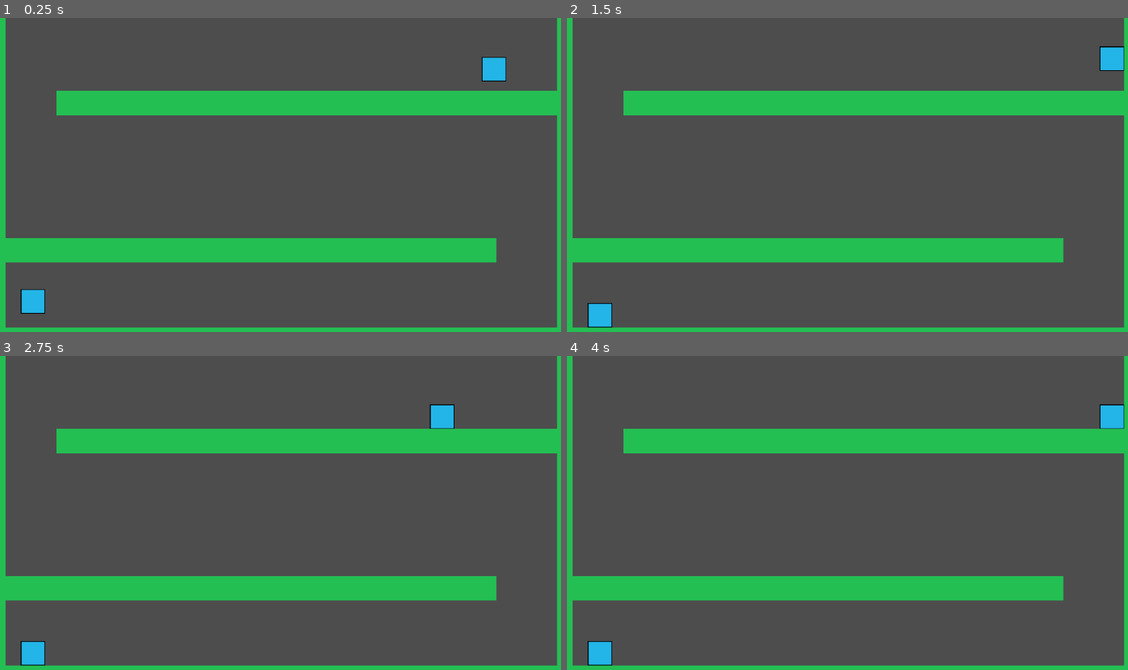
Above: before the commit, frames 1-4 (two rows, left to right).
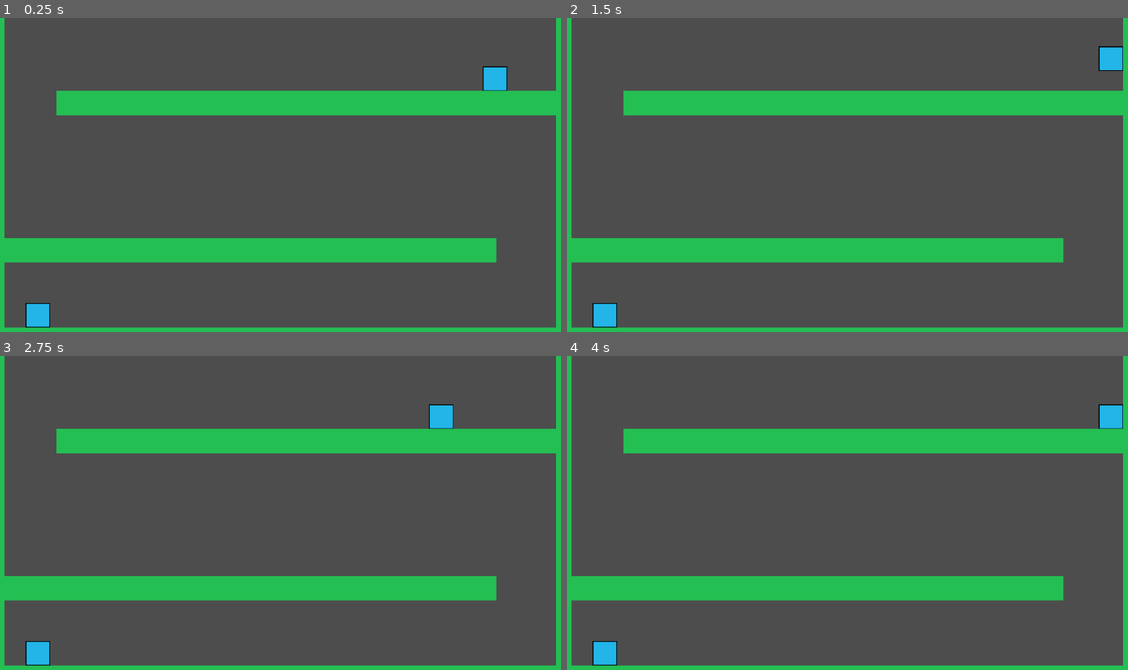
Above: after the commit, the same moments.

Repository: redguy999/Two-Boxes
Game: Godot game, scene res://level_2.tscn
The game is run twice, just before and just after one commit, with the same random seed, the same clock (stepped at 60 frames per second) and the same inputs. This scene is started directly instead of the project's main scene.
Inputs:
- Up to frame 1 (0.25 s): no input
- Up to frame 2 (1.5 s): hold Right (ui_right) from 0.53 s (still down); tap Up at 0.77 s
- Up to frame 3 (2.75 s): tap Up at 1.52 s; tap Enter at 2 s; release Right (ui_right) at 2.03 s; hold Left (ui_left) from 2.03 s (still down)
- Up to frame 4 (4 s): release Left (ui_left) at 2.78 s; hold Right (ui_right) from 2.78 s (still down); tap Up at 3.02, 3.77 s

The runs differ from the first frame. In frame 1, 1.3% of the frame differs, in the area x 0-100%, y 0-99%; in frame 2, 0.7%; in frame 3, 0.7%; in frame 4, 0.7%.
Error in both runs: Stack overflow. Check for infinite recursion in your script. (res://World.gd:0)

Commit message:
Adds empty title Screen

Diff:
--- a/level_2.tscn
+++ b/level_2.tscn
@@ -25,7 +25,7 @@
 script = ExtResource("1_228g4")
 
 [node name="SquareB" type="CharacterBody2D" parent="World"]
-position = Vector2(2030, 144)
+position = Vector2(2034, 256)
 collision_mask = 2
 script = ExtResource("1_dfhxh")
 metadata/_edit_group_ = true
@@ -61,7 +61,7 @@
 texture = ExtResource("3_jixvr")
 
 [node name="SquareR" type="CharacterBody2D" parent="World"]
-position = Vector2(146, 1094)
+position = Vector2(166, 1214)
 collision_mask = 2
 script = ExtResource("4_e7wtf")
 metadata/_edit_group_ = true
@@ -79,7 +79,7 @@
 
 [node name="BoundaryL" type="StaticBody2D" parent="World"]
 editor_description = "Boundaries are for making sure that the player doesn't walk off."
-position = Vector2(-16, 538)
+position = Vector2(-20, 538)
 scale = Vector2(1, 20)
 collision_layer = 2
 metadata/_edit_group_ = true
@@ -92,7 +92,7 @@
 
 [node name="BoundaryR" type="StaticBody2D" parent="World"]
 editor_description = "Boundaries are for making sure that the player doesn't walk off."
-position = Vector2(2338, 518)
+position = Vector2(2334, 518)
 scale = Vector2(1, 20)
 collision_layer = 2
 metadata/_edit_group_ = true
--- a/level_3.tscn
+++ b/level_3.tscn
@@ -1,8 +1,188 @@
-[gd_scene load_steps=2 format=3 uid="uid://df4605tkkpq3"]
+[gd_scene load_steps=11 format=3 uid="uid://df4605tkkpq3"]
 
 [ext_resource type="Script" path="res://World.gd" id="1_k5ws1"]
+[ext_resource type="Script" path="res://SquareB.gd" id="2_km8ll"]
+[ext_resource type="Texture2D" uid="uid://dy7vnmbuion3" path="res://Untitled.png" id="3_3j66h"]
+[ext_resource type="Texture2D" uid="uid://blgiprmrtbaep" path="res://Ground.png" id="4_kccnu"]
+[ext_resource type="Script" path="res://SquareR.gd" id="4_vrfyv"]
+
+[sub_resource type="RectangleShape2D" id="RectangleShape2D_bn2kx"]
+size = Vector2(99, 99)
+
+[sub_resource type="RectangleShape2D" id="RectangleShape2D_ybb1a"]
+size = Vector2(100, 100)
+
+[sub_resource type="RectangleShape2D" id="RectangleShape2D_uixh5"]
+size = Vector2(100, 100)
+
+[sub_resource type="RectangleShape2D" id="RectangleShape2D_wtdf8"]
+size = Vector2(100, 100)
+
+[sub_resource type="RectangleShape2D" id="RectangleShape2D_w7umo"]
+size = Vector2(100, 100)
 
 [node name="Node2D" type="Node"]
 
 [node name="World" type="Node2D" parent="."]
+scale = Vector2(0.5, 0.5)
 script = ExtResource("1_k5ws1")
+
+[node name="SquareB" type="CharacterBody2D" parent="World"]
+position = Vector2(126, 134)
+collision_mask = 2
+script = ExtResource("2_km8ll")
+metadata/_edit_group_ = true
+
+[node name="CollisionShape2D" type="CollisionShape2D" parent="World/SquareB"]
+shape = SubResource("RectangleShape2D_bn2kx")
+
+[node name="Sprite2D" type="Sprite2D" parent="World/SquareB"]
+texture = ExtResource("3_3j66h")
+
+[node name="SquareR" type="CharacterBody2D" parent="World"]
+position = Vector2(166, 1214)
+collision_mask = 2
+script = ExtResource("4_vrfyv")
+metadata/_edit_group_ = true
+
+[node name="CollisionShape2D" type="CollisionShape2D" parent="World/SquareR"]
+shape = SubResource("RectangleShape2D_ybb1a")
+
+[node name="Sprite2D" type="Sprite2D" parent="World/SquareR"]
+texture = ExtResource("3_3j66h")
+
+[node name="Area2D" type="Area2D" parent="World/SquareR"]
+
+[node name="CollisionShape2D" type="CollisionShape2D" parent="World/SquareR/Area2D"]
+shape = SubResource("RectangleShape2D_ybb1a")
+
+[node name="BoundaryL" type="StaticBody2D" parent="World"]
+editor_description = "Boundaries are for making sure that the player doesn't walk off."
+position = Vector2(-20, 538)
+scale = Vector2(1, 20)
+collision_layer = 2
+metadata/_edit_group_ = true
+
+[node name="CollisionShape2D" type="CollisionShape2D" parent="World/BoundaryL"]
+shape = SubResource("RectangleShape2D_uixh5")
+
+[node name="Sprite2D" type="Sprite2D" parent="World/BoundaryL"]
+texture = ExtResource("4_kccnu")
+
+[node name="BoundaryR" type="StaticBody2D" parent="World"]
+editor_description = "Boundaries are for making sure that the player doesn't walk off."
+position = Vector2(2334, 518)
+scale = Vector2(1, 20)
+collision_layer = 2
+metadata/_edit_group_ = true
+
+[node name="CollisionShape2D" type="CollisionShape2D" parent="World/BoundaryR"]
+shape = SubResource("RectangleShape2D_uixh5")
+
+[node name="Sprite2D" type="Sprite2D" parent="World/BoundaryR"]
+texture = ExtResource("4_kccnu")
+
+[node name="BoundaryT" type="StaticBody2D" parent="World"]
+editor_description = "Boundaries are for making sure that the player doesn't walk off."
+position = Vector2(1130, -60)
+rotation = 1.5708
+scale = Vector2(1, 25)
+collision_layer = 2
+metadata/_edit_group_ = true
+
+[node name="CollisionShape2D" type="CollisionShape2D" parent="World/BoundaryT"]
+shape = SubResource("RectangleShape2D_uixh5")
+
+[node name="Sprite2D" type="Sprite2D" parent="World/BoundaryT"]
+texture = ExtResource("4_kccnu")
+
+[node name="BoundaryB" type="StaticBody2D" parent="World"]
+editor_description = "Boundaries are for making sure that the player doesn't walk off."
+position = Vector2(1062, 1316)
+rotation = 1.5708
+scale = Vector2(1, 25)
+collision_layer = 2
+metadata/_edit_group_ = true
+
+[node name="CollisionShape2D" type="CollisionShape2D" parent="World/BoundaryB"]
+shape = SubResource("RectangleShape2D_uixh5")
+
+[node name="Sprite2D" type="Sprite2D" parent="World/BoundaryB"]
+texture = ExtResource("4_kccnu")
+
+[node name="floor" type="StaticBody2D" parent="World"]
+position = Vector2(1022, 230)
+scale = Vector2(21, 1)
+collision_layer = 2
+metadata/_edit_group_ = true
+
+[node name="CollisionShape2D" type="CollisionShape2D" parent="World/floor"]
+shape = SubResource("RectangleShape2D_wtdf8")
+
+[node name="Sprite2D" type="Sprite2D" parent="World/floor"]
+texture = ExtResource("4_kccnu")
+
+[node name="floor3" type="StaticBody2D" parent="World"]
+position = Vector2(980, 1058)
+scale = Vector2(21, 1)
+collision_layer = 2
+metadata/_edit_group_ = true
+
+[node name="CollisionShape2D" type="CollisionShape2D" parent="World/floor3"]
+shape = SubResource("RectangleShape2D_wtdf8")
+
+[node name="Sprite2D" type="Sprite2D" parent="World/floor3"]
+texture = ExtResource("4_kccnu")
+
+[node name="floor2" type="StaticBody2D" parent="World"]
+position = Vector2(1570, 658)
+rotation = 1.5708
+scale = Vector2(9, 10)
+collision_layer = 2
+metadata/_edit_group_ = true
+
+[node name="CollisionShape2D" type="CollisionShape2D" parent="World/floor2"]
+shape = SubResource("RectangleShape2D_wtdf8")
+
+[node name="Sprite2D" type="Sprite2D" parent="World/floor2"]
+texture = ExtResource("4_kccnu")
+
+[node name="Button1" type="Area2D" parent="World"]
+position = Vector2(826, 174)
+rotation = 1.5708
+
+[node name="CollisionShape2D" type="CollisionShape2D" parent="World/Button1"]
+scale = Vector2(1, 0.5)
+shape = SubResource("RectangleShape2D_w7umo")
+
+[node name="Button2" type="Area2D" parent="World"]
+position = Vector2(866, 1262)
+rotation = 1.5708
+
+[node name="CollisionShape2D" type="CollisionShape2D" parent="World/Button2"]
+scale = Vector2(1, 0.5)
+shape = SubResource("RectangleShape2D_w7umo")
+
+[node name="Door1" type="StaticBody2D" parent="World"]
+position = Vector2(676, 1204)
+scale = Vector2(0.5, 2)
+collision_layer = 2
+metadata/_edit_group_ = true
+
+[node name="CollisionShape2D" type="CollisionShape2D" parent="World/Door1"]
+shape = SubResource("RectangleShape2D_wtdf8")
+
+[node name="Sprite2D" type="Sprite2D" parent="World/Door1"]
+texture = ExtResource("4_kccnu")
+
+[node name="Door2" type="StaticBody2D" parent="World"]
+position = Vector2(1248, 90)
+scale = Vector2(0.5, 2)
+collision_layer = 2
+metadata/_edit_group_ = true
+
+[node name="CollisionShape2D" type="CollisionShape2D" parent="World/Door2"]
+shape = SubResource("RectangleShape2D_wtdf8")
+
+[node name="Sprite2D" type="Sprite2D" parent="World/Door2"]
+texture = ExtResource("4_kccnu")
--- /dev/null
+++ b/title_screen.tscn
@@ -0,0 +1,9 @@
+[gd_scene format=3 uid="uid://i04ampirpbvk"]
+
+[node name="TitleScreen" type="Node"]
+
+[node name="Control" type="Control" parent="."]
+layout_mode = 3
+anchors_preset = 0
+offset_right = 40.0
+offset_bottom = 40.0
